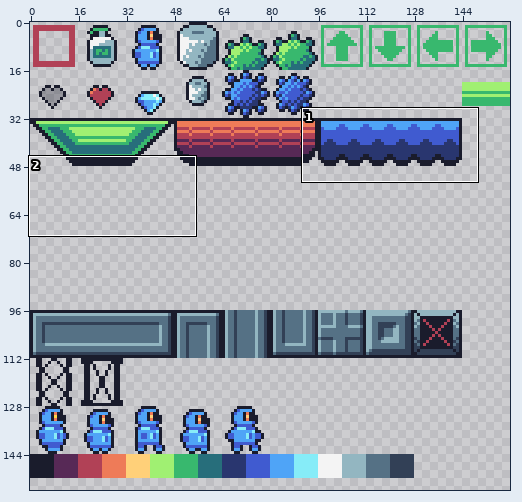
Sprite sheet -- assets/png/tiles.png. The first picture is a wide view before the edit; the outline marks the close-up.
Close-up. Before the edit:
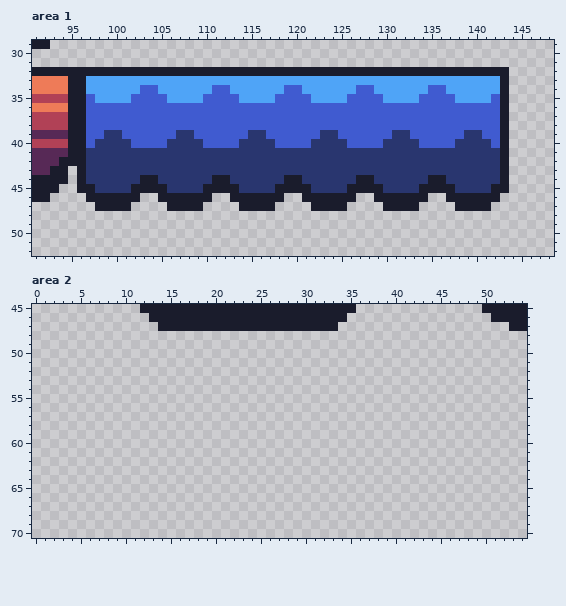
The file is 160x160 pixels. Shown: area 1: x 91..148, y 29..52; area 2: x 0..54, y 45..70. The wide view leaves out empty margins.
The result:
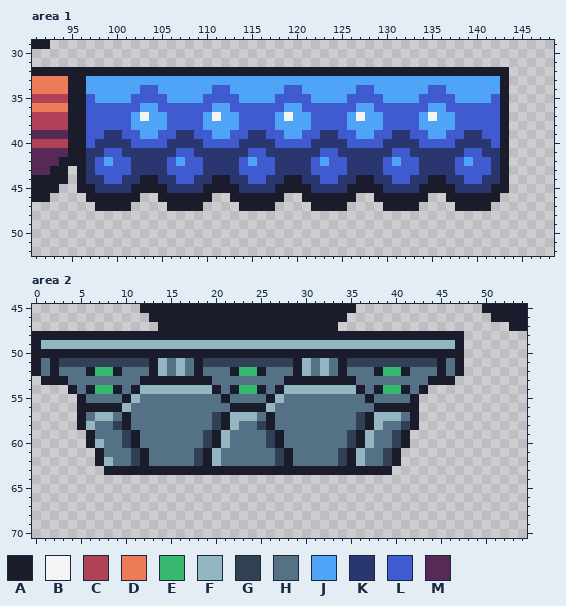
Palette (. is transparent): A #1a1c2c  B #f4f4f4  C #b14156  D #ee7b58  E #38b86e  F #93b6c1  G #324056  H #557185  J #4fa4f7  K #29366f  L #405bd0  M #572956
Change:
--- area 1
@@ x 91..148 @@
 35 CCCCAALJJJJLLLLJJJJLLLLJJJJLLLLJJJJLLLLJJJJLLLLJJJJLA.....
-36 DDDDAALLLLLLLLLLLLLLLLLLLLLLLLLLLLLLLLLLLLLLLLLLLLLLA.....
-37 CCCCAALLLLLLLLLLLLLLLLLLLLLLLLLLLLLLLLLLLLLLLLLLLLLLA.....
-38 CCCCAALLLLLLLLLLLLLLLLLLLLLLLLLLLLLLLLLLLLLLLLLLLLLLA.....
-39 MMMMAALLKKLLLLLLKKLLLLLLKKLLLLLLKKLLLLLLKKLLLLLLKKLLA.....
+36 DDDDAALLLLLLJJLLLLLLJJLLLLLLJJLLLLLLJJLLLLLLJJLLLLLLA.....
+37 CCCCAALLLLLJBJJLLLLJBJJLLLLJBJJLLLLJBJJLLLLJBJJLLLLLA.....
+38 CCCCAALLLLLJJJJLLLLJJJJLLLLJJJJLLLLJJJJLLLLJJJJLLLLLA.....
+39 MMMMAALLKKLLJJLLKKLLJJLLKKLLJJLLKKLLJJLLKKLLJJLLKKLLA.....
 40 CCCCAALKKKKLLLLKKKKLLLLKKKKLLLLKKKKLLLLKKKKLLLLKKKKLA.....
-41 MMMMAAKKKKKKKKKKKKKKKKKKKKKKKKKKKKKKKKKKKKKKKKKKKKKKA.....
-42 MMMAAAKKKKKKKKKKKKKKKKKKKKKKKKKKKKKKKKKKKKKKKKKKKKKKA.....
-43 MMAA.AKKKKKKKKKKKKKKKKKKKKKKKKKKKKKKKKKKKKKKKKKKKKKKA.....
-44 AAAA.AKKKKKKAAKKKKKKAAKKKKKKAAKKKKKKAAKKKKKKAAKKKKKKA.....
+41 MMMMAAKKLLKKKKKKLLKKKKKKLLKKKKKKLLKKKKKKLLKKKKKKLLKKA.....
+42 MMMAAAKLJLLKKKKLJLLKKKKLJLLKKKKLJLLKKKKLJLLKKKKLJLLKA.....
+43 MMAA.AKLLLLKKKKLLLLKKKKLLLLKKKKLLLLKKKKLLLLKKKKLLLLKA.....
+44 AAAA.AKKLLKKAAKKLLKKAAKKLLKKAAKKLLKKAAKKLLKKAAKKLLKKA.....
 45 AAA..AAKKKKAAAAKKKKAAAAKKKKAAAAKKKKAAAAKKKKAAAAKKKKAA.....
--- area 2
@@ x 0..54 @@
 47 ..............AAAAAAAAAAAAAAAAAAAA...................AA
-48 .......................................................
-49 .......................................................
-50 .......................................................
-51 .......................................................
-52 .......................................................
-53 .......................................................
-54 .......................................................
-55 .......................................................
-56 .......................................................
-57 .......................................................
-58 .......................................................
-59 .......................................................
-60 .......................................................
-61 .......................................................
-62 .......................................................
-63 .......................................................
+48 AAAAAAAAAAAAAAAAAAAAAAAAAAAAAAAAAAAAAAAAAAAAAAAA.......
+49 AFFFFFFFFFFFFFFFFFFFFFFFFFFFFFFFFFFFFFFFFFFFFFFA.......
+50 AAAAAAAAAAAAAAAAAAAAAAAAAAAAAAAAAAAAAAAAAAAAAAAA.......
+51 AHAGGGGGGGGGGAFHFHAGGGGGGGGGGAFHFHAGGGGGGGGGGAHA.......
+52 AHAHHHAEEAHHHAFHFHAHHHAEEAHHHAFHFHAHHHAEEAHHHAHA.......
+53 .AAAHHHHHHHHAAAAAAAAHHHHHHHHAAAAAAAAHHHHHHHHAAA........
+54 ....AHAEEAHAFFFFFFFFAHAEEAHAFFFFFFFFAHAEEAHA...........
+55 .....AHHHHAFHHHHHHHHHAHHHHAFHHHHHHHHHAHHHHA............
+56 .....AAAAAFHHHHHHHHHHHAAAAFHHHHHHHHHHHAAAAA............
+57 .....AHFFHAHHHHHHHHHGAFFFHAHHHHHHHHHGAFFFHA............
+58 .....AFHHGAHHHHHHHHHGAFHHGAHHHHHHHHHGAFHHGA............
+59 ......AHHHGAHHHHHHHGAFHHHHGAHHHHHHHGAFHHGA.............
+60 ......AFHHGAHHHHHHHGAFHHHHGAHHHHHHHGAFHHGA.............
+61 .......AHHHGAHHHHHGAFHHHHHHGAHHHHHGAFHHGA..............
+62 .......AFHHGAHHHHHGAFHHHHHHGAHHHHHGAFHHGA..............
+63 ........AAAAAAAAAAAAAAAAAAAAAAAAAAAAAAAA...............
 64 .......................................................
